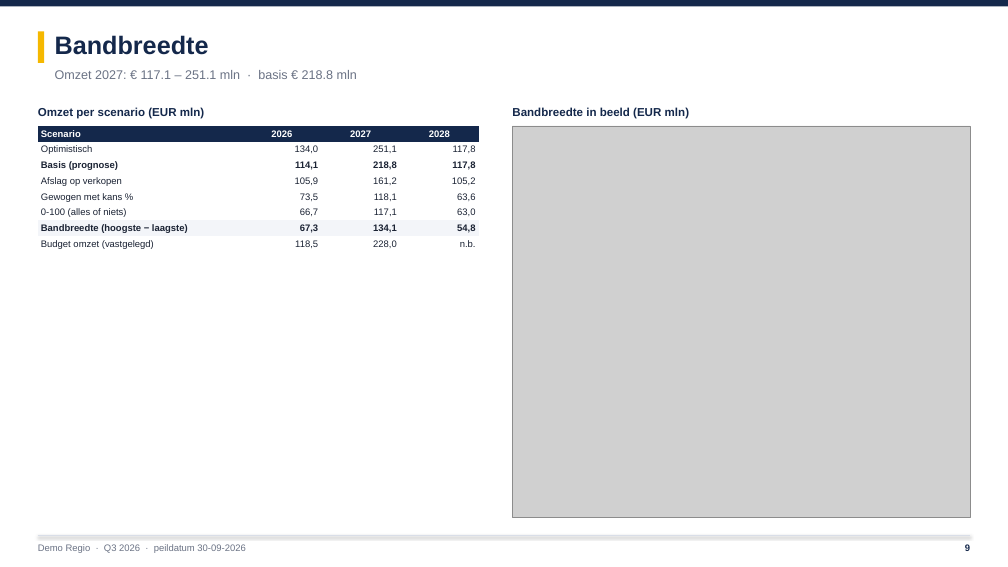
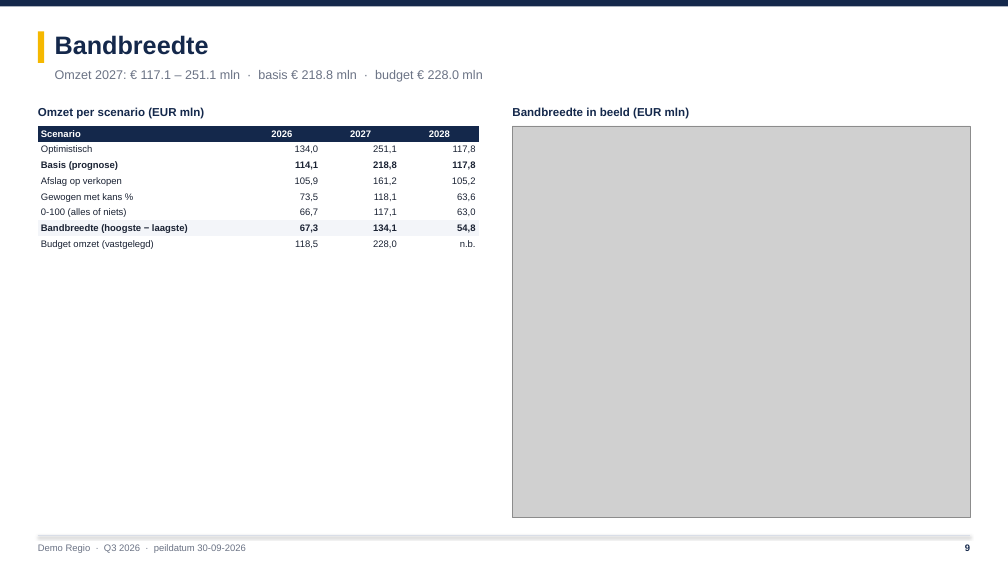
Before and after one commit to LuukLoohuis/Forecast-Builder, a slide deck: slide 9 of docs/Voorbeeld_PowerPoint.pptx. Drawn at 1008x567 pixels with LibreOffice and Linux fonts; fonts in the diff are those of the drawing; grey boxes stand for pictures. Boxes give left, top, right and bottom in pixels: in the first picture for what was removed or moved away, otherwise in the second. Text is boxed around its words. In the diff, an @@ line names an element or a change of style, - is before the commit and + after.

```diff
--- a/docs/Voorbeeld_PowerPoint.pptx
+++ b/docs/Voorbeeld_PowerPoint.pptx
@@ text at <box>55,70,482,82</box>: text changed @@
-Omzet 2027: € 117.1 – 251.1 mln · basis € 218.8 mln
+Omzet 2027: € 117.1 – 251.1 mln · basis € 218.8 mln · budget € 228.0 mln
```
Also in this commit, not shown: 7 other files.
